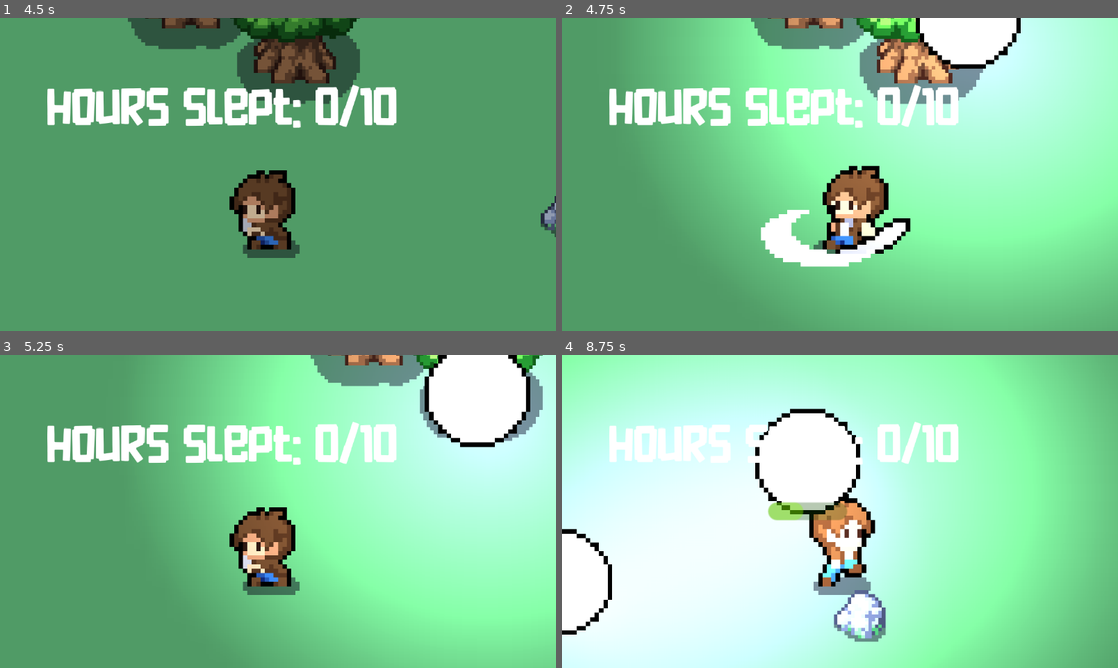
Above: before the commit, frames 1-4 (two rows, left to right).
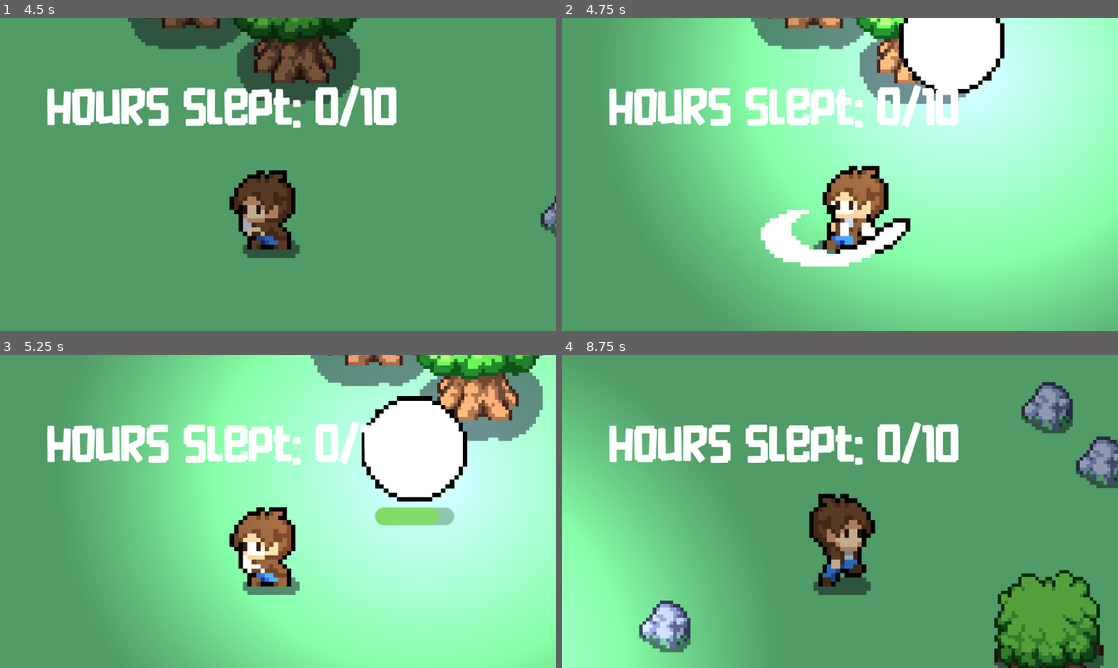
Above: after the commit, the same moments.

Repository: lucas-tremaroli/nordic-gamejam
Game: Godot game, scene res://scenes/main_menu.tscn
The game is run twice, just before and just after one commit, with the same random seed, the same clock (stepped at 60 frames per second) and the same inputs.
Inputs:
- Up to frame 1 (4.5 s): click "Start Game" at 0.5 s; hold Right (ui_right) 1.28-2.03 s; tap E (Attack) every 0.75 s from 1.35 to 4.35 s; hold Down (ui_down) 2.03-2.78 s; hold Right (ui_right) 2.78-3.53 s; hold Up (ui_up) 3.53-4.28 s; hold Left (ui_left) from 4.28 s (still down)
- Up to frame 2 (4.75 s): keep holding Left (ui_left)
- Up to frame 3 (5.25 s): keep holding Left (ui_left); tap E (Attack) at 5.1 s
- Up to frame 4 (8.75 s): release Left (ui_left) at 5.78 s; hold Down (ui_down) 5.78-6.53 s; tap E (Attack) every 0.75 s from 5.85 to 8.1 s; hold Right (ui_right) 6.53-7.28 s; hold Up (ui_up) 7.28-8.03 s; hold Right (ui_right) from 8.03 s (still down)

Frame 1 is identical in both runs. In frame 2, 2.3% of the frame differs, in the area x 60-83%, y 0-25%; in frame 3, 57%; in frame 4, 95%, in the area x 0-100%, y 0-100%.

Commit message:
feat: attack strength

Diff:
--- a/scenes/enemy.tscn
+++ b/scenes/enemy.tscn
@@ -111,9 +111,9 @@
 [node name="ProgressBar" type="ProgressBar" parent="."]
 modulate = Color(0.172549, 0.960784, 0, 1)
 offset_left = -27.0
-offset_top = 27.6667
+offset_top = 39.6667
 offset_right = 27.0
-offset_bottom = 39.6667
+offset_bottom = 51.6667
 show_percentage = false
 
 [connection signal="body_entered" from="DetectionArea" to="." method="_on_detection_area_body_entered"]
--- a/scripts/enemy.gd
+++ b/scripts/enemy.gd
@@ -1,7 +1,11 @@
 extends CharacterBody2D
 
-const SPEED : int = 100
+const SPEED : int = 40
 const CHANGE_DIR_TIME := 1.5
+
+var player_attack_strength_base_value = 20
+@onready var player_attack_strength = Global.player_attack_strength_stat_multiplier * player_attack_strength_base_value
+
 
 var player = null
 var health : int = 100
@@ -10,6 +14,7 @@
 var direction := Vector2.ZERO
 var change_dir_timer := 0.0
 var can_take_damage = true
+
 
 func _physics_process(delta: float) -> void:
 	take_damage()
@@ -57,19 +62,16 @@
 func take_damage():
 	if player_in_attack_zone and Global.player_current_attack:
 		if can_take_damage:
-			print("ouch")
 			$CanTakeDamageCooldown.start()
 			can_take_damage = false
-			health = health - 20
+			health = health - player_attack_strength
 			if health <= 0:
-				print("enemy dead")
 				self.queue_free()
 
 
 func pick_new_direction():
 	direction.x = randf_range(-SPEED, SPEED)
 	direction.y = randf_range(-SPEED, SPEED)
-	direction = direction.normalized()
 	change_dir_timer = CHANGE_DIR_TIME
 
 
--- a/scripts/global.gd
+++ b/scripts/global.gd
@@ -8,4 +8,4 @@
 var player_movement_speed_stat_multiplier = 5
 var player_hitpoints_stat_multiplier = 3
 var player_endurance_stat_multiplier = 2
-var player_attack_strength_stat_multiplier = 2
+var player_attack_strength_stat_multiplier = 1
